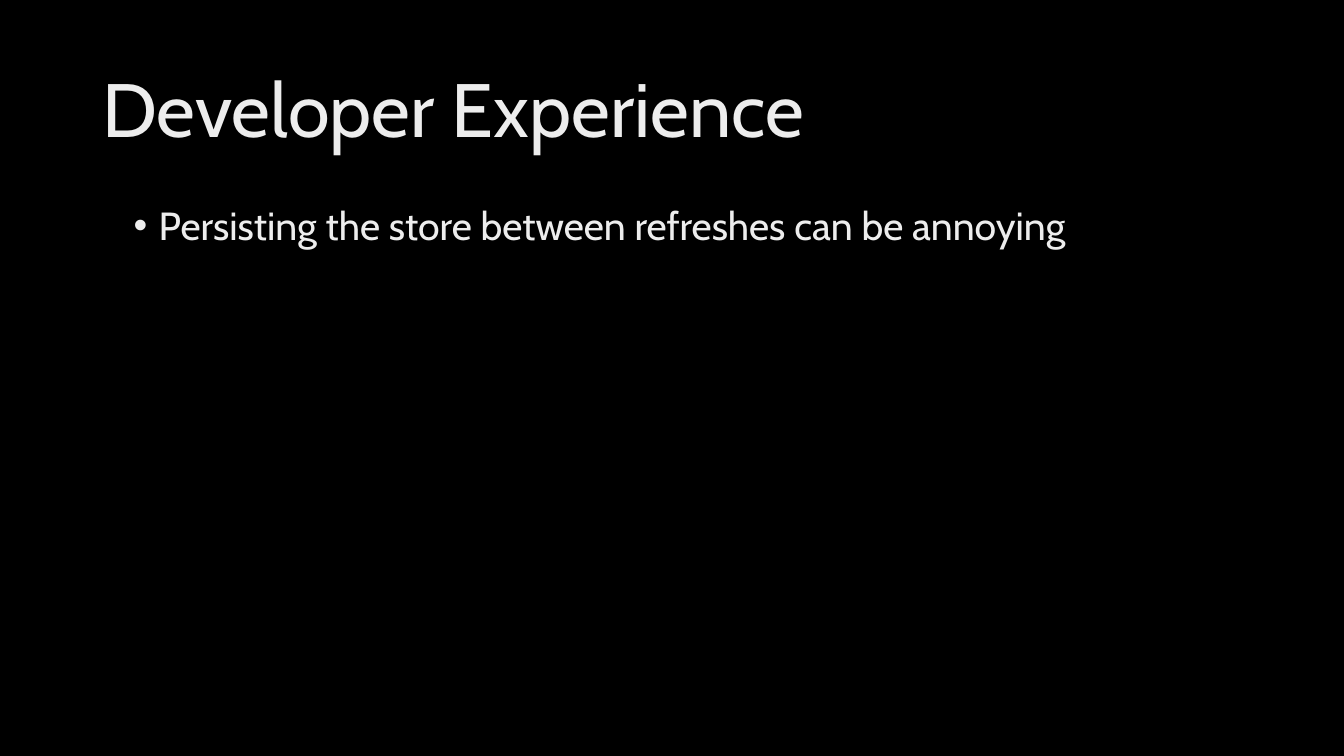
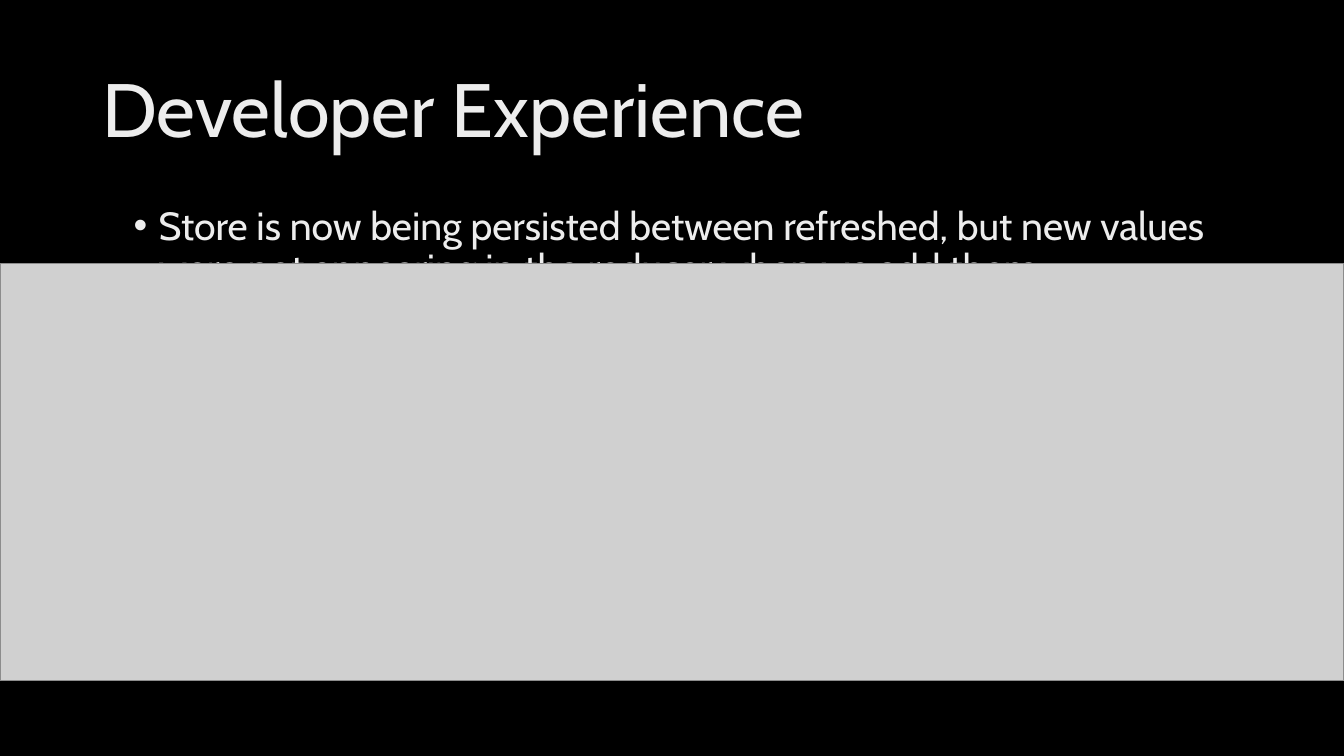
Before and after one commit to kunovsky/reactOfflineTalk, a slide deck: slide 21 of react_offline_talk.pptx (slide 15 before the commit). Drawn at 1344x756 pixels with LibreOffice and Linux fonts; fonts in the diff are those of the drawing; grey boxes stand for pictures; background and template pictures are left out. Boxes give left, top, right and bottom in pixels: in the first picture for what was removed or moved away, otherwise in the second. Text is boxed around its words. In the diff, an @@ line names an element or a change of style, - is before the commit and + after.

```diff
--- a/react_offline_talk.pptx
+++ b/react_offline_talk.pptx
@@ text at bbox=[159, 210, 1204, 264]: text changed @@
-• Persisting the store between refreshes can be annoying
+• Store is now being persisted between refreshed, but new values were not appearing in the reducer when we add them…
@@ picture added at bbox=[0, 263, 1344, 681] @@
```
Also in this commit, not shown: 5 other slides changed, 8 slides added, 2 slides removed, 2 other files.
